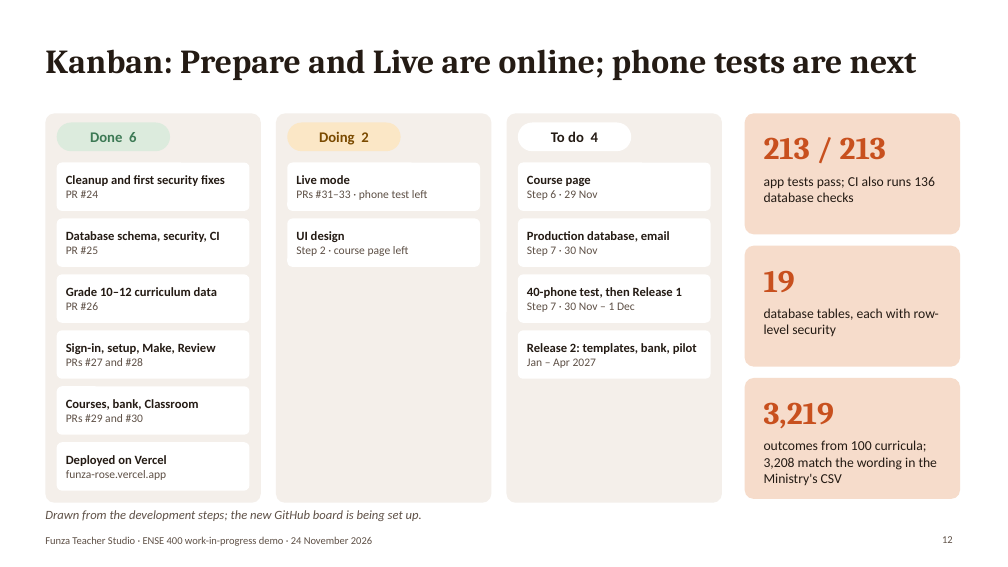
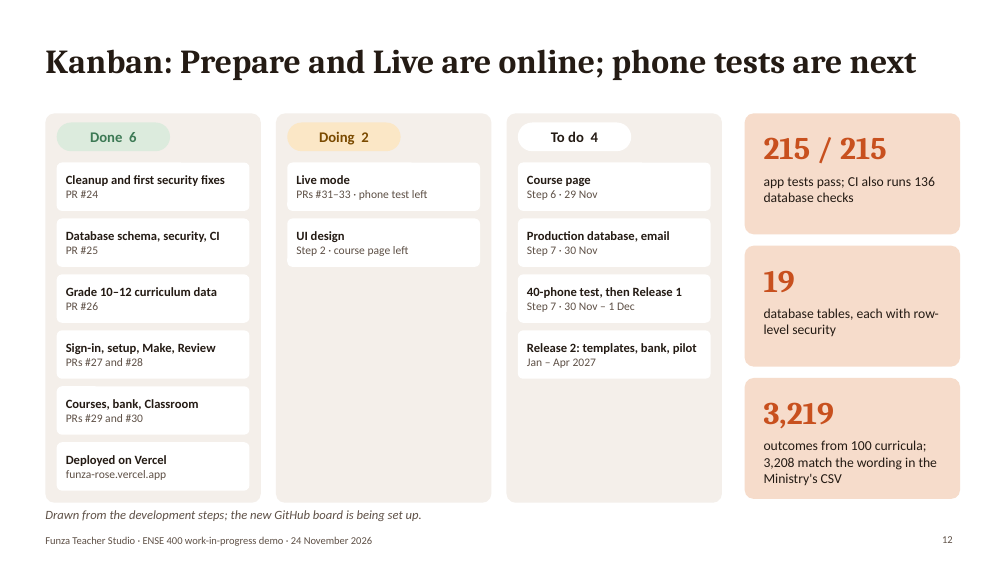
Before and after one commit to Binborg1/Final-2027, a slide deck: slide 12 of docs/06_presentations/01_work_in_progress_demo/01_work_in_progress_demo.pptx. Drawn at 1008x567 pixels with LibreOffice and Linux fonts; fonts in the diff are those of the drawing. Boxes give left, top, right and bottom in pixels: in the first picture for what was removed or moved away, otherwise in the second. Text is boxed around its words. In the diff, an @@ line names an element or a change of style, - is before the commit and + after.

```diff
--- a/docs/06_presentations/01_work_in_progress_demo/01_work_in_progress_demo.pptx
+++ b/docs/06_presentations/01_work_in_progress_demo/01_work_in_progress_demo.pptx
@@ text at (764, 137, 887, 159): text changed @@
-213 / 213
+215 / 215
```
Also in this commit, not shown: 2 other slides changed, 3 other files.
